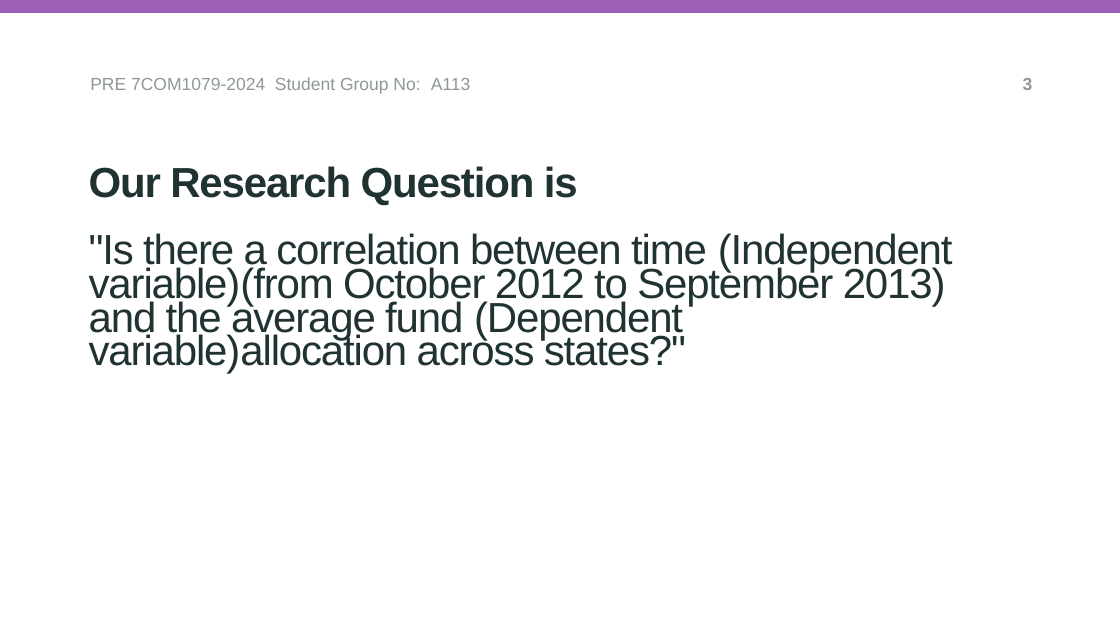
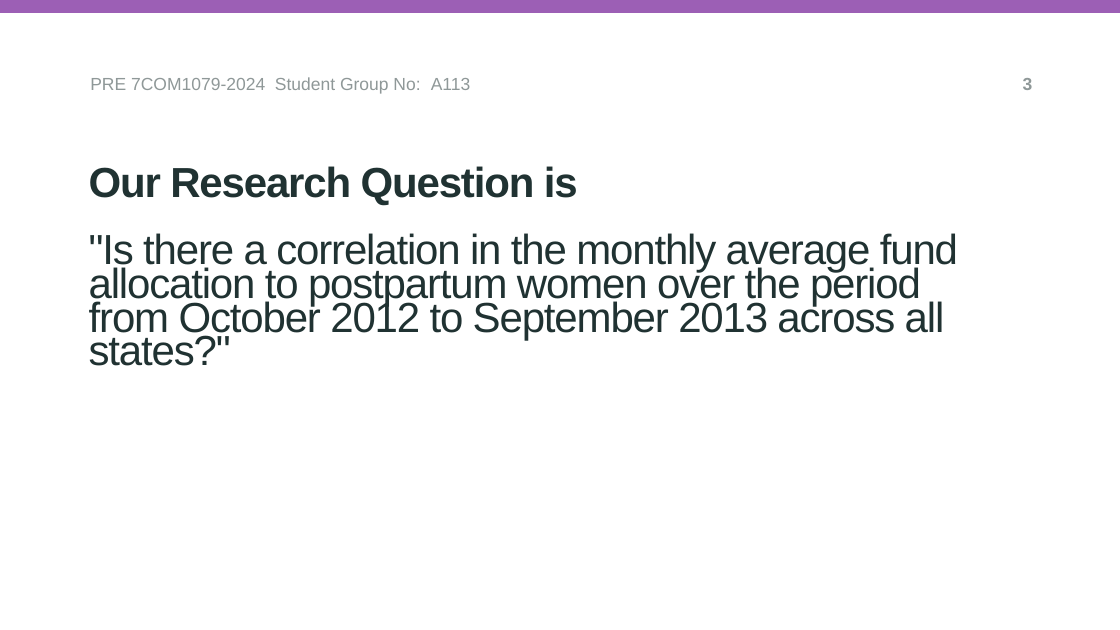
Before and after one commit to DeepakKhokhar1302/A113_Team_Research_Project, a slide deck: slide 3 of research_question_presentation_A113.pptx. Drawn at 1120x630 pixels with LibreOffice and Linux fonts; fonts in the diff are those of the drawing; background and template pictures are left out. Boxes give left, top, right and bottom in pixels: in the first picture for what was removed or moved away, otherwise in the second. Text is boxed around its words. In the diff, an @@ line names an element or a change of style, - is before the commit and + after.

```diff
--- a/research_question_presentation_A113.pptx
+++ b/research_question_presentation_A113.pptx
@@ subtitle at (89, 233, 958, 366): text changed @@
-"Is there a correlation between time (Independent variable)(from October 2012 to September 2013) and the average fund (Dependent variable)allocation across states?"
+"Is there a correlation in the monthly average fund allocation to postpartum women over the period from October 2012 to September 2013 across all states?"
```
Also in this commit, not shown: 1 other slide changed, 1 other file.
